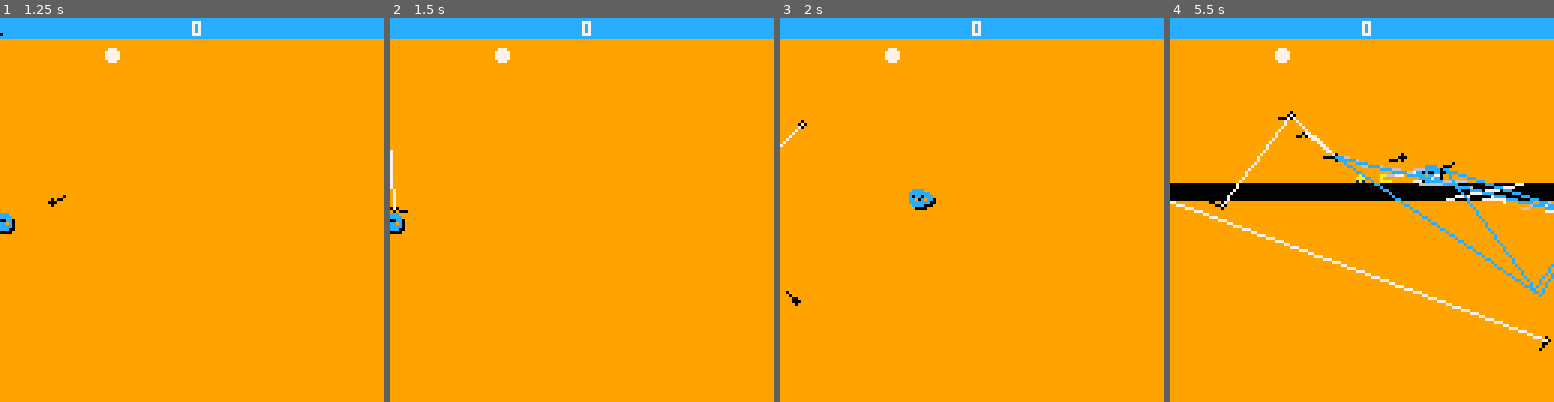
Above: before the commit, frames 1-4 (left to right).
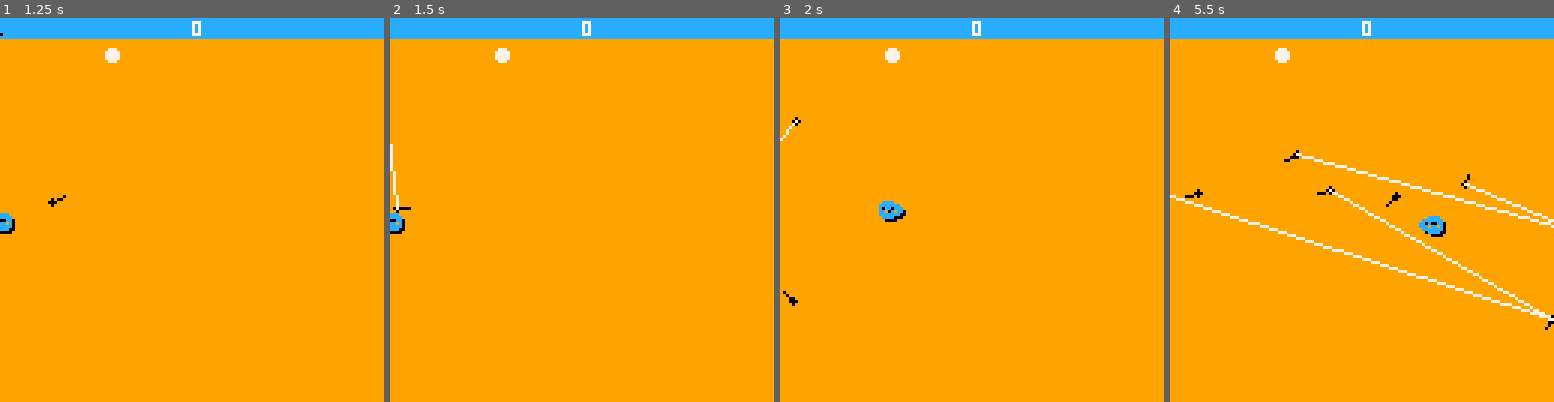
Above: after the commit, the same moments.

Repository: eguneys/pico8-jam
Game: PICO-8 cartridge alta.p8
Two runs of this game, one before a commit and one after it. Both use one fixed random seed, a clock stepped at 60 frames per second and the inputs below.
Inputs:
- Up to frame 1 (1.25 s): tap X (X key) at 0.33, 1.07 s
- Up to frame 2 (1.5 s): no input
- Up to frame 3 (2 s): hold Right from 1.6 s (still down); tap X (X key) at 1.85 s
- Up to frame 4 (5.5 s): release Right at 2.1 s; hold Up 2.15-2.42 s; hold Right 2.47-3.03 s; tap X (X key) at 2.97, 4.08, 5.2 s; hold Left 3.08-3.58 s; hold Down 3.63-3.97 s; hold Right 4.02-4.68 s; hold Up 4.73-5.03 s; hold Left from 5.08 s (still down)

Frame 1 is identical in both runs. In frame 2, 0.2% of the frame differs, in the area x 0-6%, y 32-51%; in frame 3, 0.8%; in frame 4, 9.4%, in the area x 0-100%, y 24-87%.

Commit message:
removed polygons

Diff:
--- a/alta.p8
+++ b/alta.p8
@@ -20,7 +20,9 @@
   t_dash=0,
   itheta=0,
   daccel=0,
-  theta=0
+  theta=0,
+  knock = false,
+  t_stun = 0
  }
 
  homings = {}
@@ -28,8 +30,6 @@
  lines = {}
 
  shards = {}
-
- polygons = {}
 
  food = nil
 
@@ -75,6 +75,27 @@
 
 
 
+function update_player_knock()
+
+ player.t_stun = appr(player.t_stun, 0, 1)
+
+ if player.t_stun > 0 then
+  player.daccel = appr(player.daccel, 0, 1)
+  return
+ end
+
+ if player.t_dash > 0 then return end
+ if not player.knock then return end
+
+ player.knock = false
+
+
+ player.t_stun = 6
+ player.theta += 0.5
+ player.daccel = 4
+
+
+end
 
 function update_player()
 
@@ -96,6 +117,11 @@
  end
  if btn(3) then
   iy = 1
+ end
+
+ if player.t_stun > 0 then
+  ix = 0
+  iy = 0
  end
 
  local intheta = atan2(-ix, -iy)
@@ -149,15 +175,19 @@
 
  if player.x < -4 then
   player.x = -4
+  player.daccel = 0
  end
  if player.x > 124 then
   player.x = 124
+  player.daccel = 0
  end
  if player.y < -4 then
   player.y = -4
+  player.daccel = 0
  end
  if player.y > 124 then
   player.y = 124
+  player.daccel = 0
  end
 
 
@@ -176,6 +206,9 @@
 
 function draw_player()
 
+ if player.t_stun % 3 == 1 then
+  return
+ end
 
  local flips = FLIPS[player.itheta + 1]
 
@@ -492,55 +525,9 @@
 -->8
 --  }}}
 
-function add_polygon()
-
-  local li = rnd(lines)
-
-  if li == nil then return end
-
-  li.p1.ref += 1
-  li.p2.ref += 1
-
-
-  local po = {
-   p1=li.p1,
-   p2=li.p2,
-   p3=nil
-  }
-
-
-  add(polygons, po)
-
-end
-
-function update_polygon(po)
-
-
- local theta = v_angle(po.p1, po.p2) + 0.2
-
- local p3 = v_add(po.p1, v_new(cos(theta) * 30,
- sin(theta) * 30))
-
- po.p3 = p3
-
-
- if is_outside(po.p1) and is_outside(po.p2) then
-  del(polygons, po)
- end
-
-end
-
-function draw_polygon(po)
-
- if po.p3 == nil then
-  return
- end
-
-
- line(po.p1.x, po.p1.y, po.p2.x, po.p2.y, 12)
- line(po.p2.x, po.p2.y, po.p3.x, po.p3.y)
- line(po.p3.x, po.p3.y, po.p1.x, po.p1.y)
-end
+
+
+
 
 -- {{{ junk
 function add_food()
@@ -567,14 +554,13 @@
   add_homing(0, 0)
  elseif rnd() < 0.05 then
   add_homing(0, rnd(128))
- elseif rnd() < 0.02 then
-   add_polygon()
  end
 
  if rnd() < 0.1 then
   add_line()
  end
 
+ update_player_knock()
  update_player()
  update_food()
 
@@ -590,10 +576,6 @@
   update_shard(sh)
  end
 
- for po in all(polygons) do
-  update_polygon(po)
- end
-
  update_score()
 
 end
@@ -624,11 +606,6 @@
  for sh in all(shards) do
   draw_shard(sh)
  end
-
- for po in all(polygons) do
-  draw_polygon(po)
- end
-
 
  print(dbg, 0)
 end
